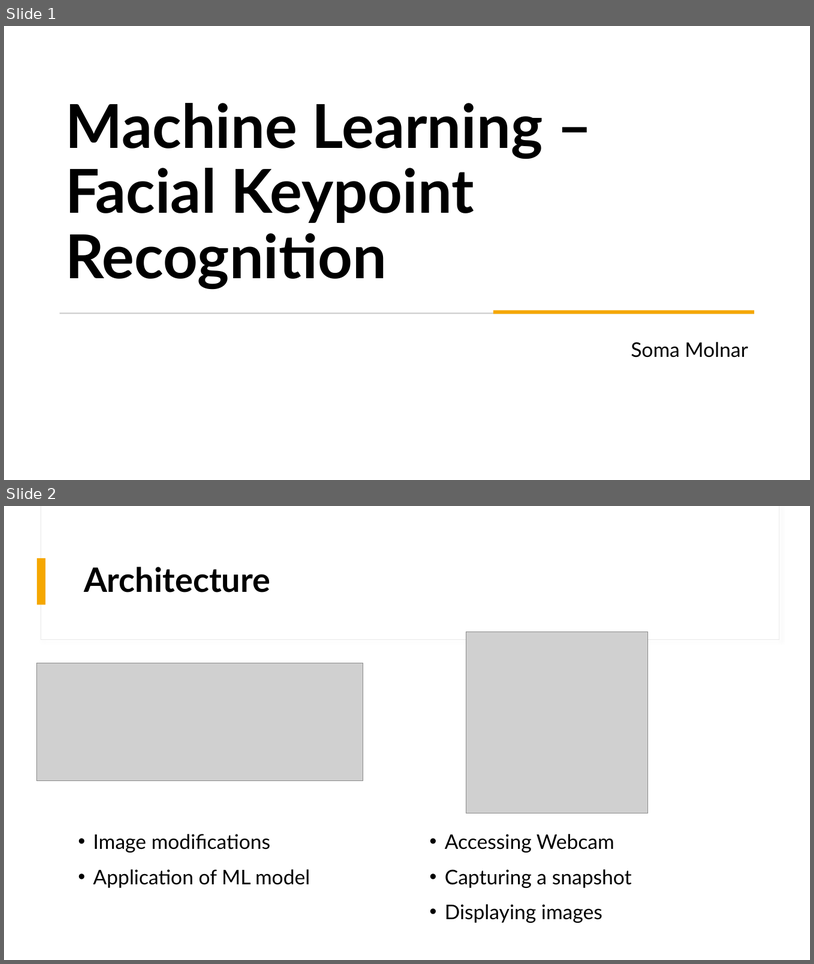
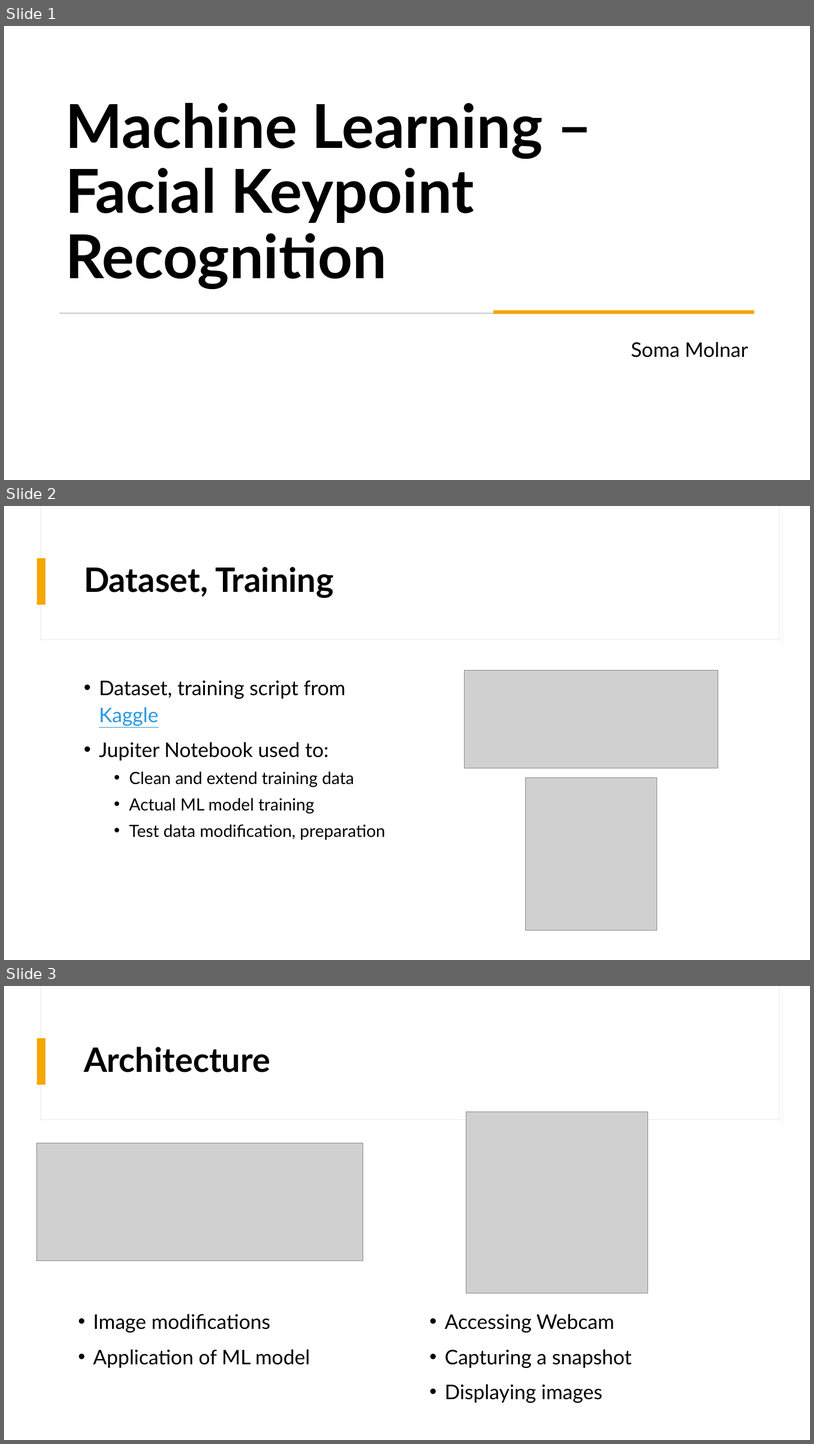
Before and after one commit to SoMoMaS/MachineLearning, a slide deck: Presentations/ML-Final-Praesentation_Soma_Molnar.pptx. Shown one above the other, each under a label of ours: slides 1 and 2 before the commit, slides 1, 2 and 3 after it. The pictures are 814x964 and 814x1444 pixels, drawn with LibreOffice and Linux fonts; fonts in the diff are those of the drawing; grey boxes stand for pictures. Boxes give left, top, right and bottom in pixels: in the first picture for what was removed or moved away, otherwise in the second. Text is boxed around its words. In the diff, an @@ line names an element or a change of style, - is before the commit and + after.

Commit message:
Final changes, cleanup

```diff
--- a/Presentations/ML-Final-Praesentation_Soma_Molnar.pptx
+++ b/Presentations/ML-Final-Praesentation_Soma_Molnar.pptx
@@ slide 2 added at (4, 506, 810, 960), background #FFFFFF; not listed: 3 template elements that a slide beside it also shows @@
@@ title added at (84, 567, 334, 598), 40 pt, text #000000, bold @@
+Dataset, Training
@@ text added at (99, 680, 385, 840), 20 pt, text #000000 @@
+• Dataset, training script from Kaggle
+• Jupiter Notebook used to:
+  • Clean and extend training data
+  • Actual ML model training
+  • Test data modification, preparation
@@ picture added at (465, 670, 719, 768) @@
@@ picture added at (526, 778, 657, 930) @@
@@ what was slide 2 is now slide 3 @@
```
Also in this commit, not shown: 1 slide changed, 1 other slide added, 10 other files.
